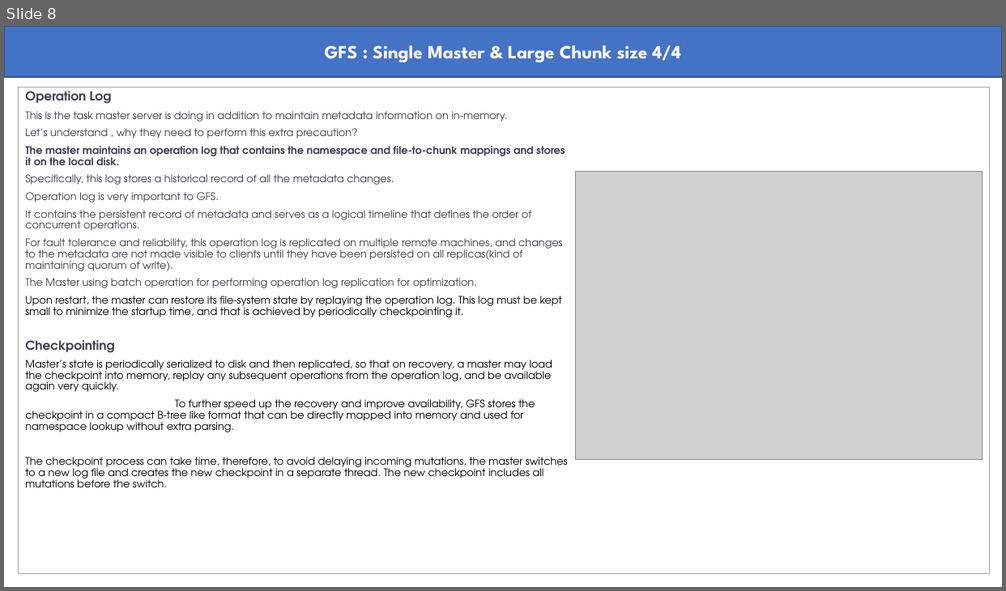
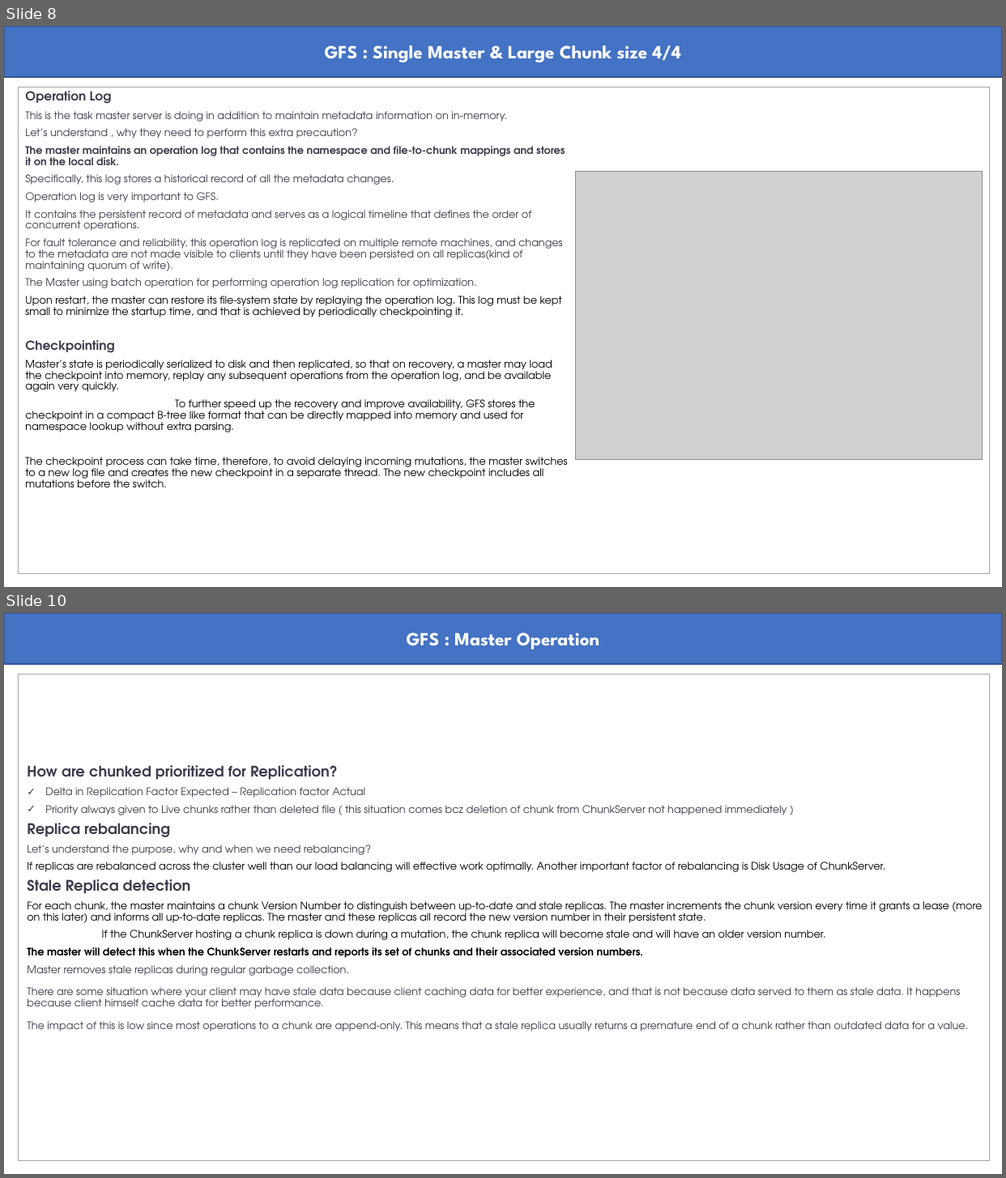
Before and after one commit to abmishra1234/Advanced-System-Design, a slide deck: GFS.pptx. Shown one above the other, each under a label of ours: slide 8 before the commit, slides 8 and 10 after it; the slides between them are not shown. The pictures are 1006x591 and 1006x1178 pixels, drawn with LibreOffice and Linux fonts; fonts in the diff are those of the drawing; grey boxes stand for pictures. Boxes give left, top, right and bottom in pixels: in the first picture for what was removed or moved away, otherwise in the second. Text is boxed around its words. In the diff, an @@ line names an element or a change of style, - is before the commit and + after.

```diff
--- a/GFS.pptx
+++ b/GFS.pptx
@@ slide 10 added at (4,613,1002,1174), background #FFFFFF @@
@@ rectangle added at (4,613,1002,664), fill #4472C4, outline #325491 1 pt, 18 pt, text #FFFFFF, bold @@
+GFS : Master Operation
@@ rectangle added at (19,674,990,1161), outline #A5A5A5 0.75 pt @@
@@ text added at (27,765,982,1032), 10 pt, text #3D3D4E @@
+How are chunked prioritized for Replication?
+✓ Delta in Replication Factor Expected – Replication factor Actual
+✓ Priority always given to Live chunks rather than deleted file ( this situation comes bcz deletion of chunk from ChunkServer not happened immediately )
+Replica rebalancing
+Let’s understand the purpose, why and when we need rebalancing?
+If replicas are rebalanced across the cluster well than our load balancing will effective work optimally. Another important factor of rebalancing is Disk Usage of ChunkServer.
+Stale Replica detection
+For each chunk, the master maintains a chunk Version Number to distinguish between up-to-date and stale replicas. The master increments the chunk version every time it grants a lease (more on this later) and informs all up-to-date replicas. The master and these replicas all record the new version number in their persistent state.
+If the ChunkServer hosting a chunk replica is down during a mutation, the chunk replica will become stale and will have an older version number.
+The master will detect this when the ChunkServer restarts and reports its set of chunks and their associated version numbers.
+Master removes stale replicas during regular garbage collection.
+There are some situation where your client may have stale data because client caching data for better experience, and that is not because data served to them as stale data. It happens because client himself cache data for better performance.
+The impact of this is low since most operations to a chunk are append-only. This means that a stale replica usually returns a premature end of a chunk rather than outdated data for a value.
```
Also in this commit, not shown: 1 slide changed, 4 other slides added.
